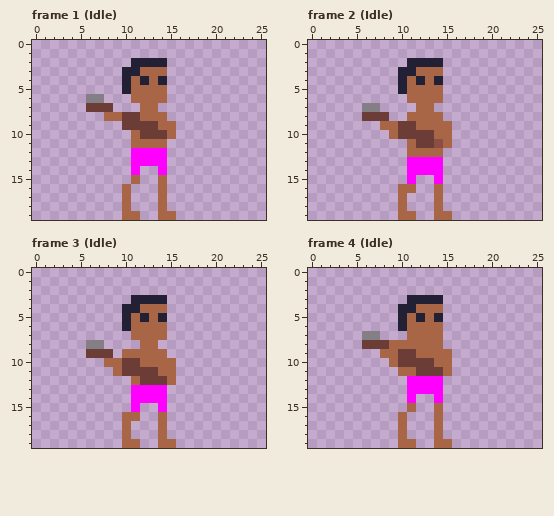
One commit to this pixel-art file: Pixel Art/Units/Archer.ase. The first picture shows the starting point.
26x20 pixels, 32 frames. Shown: frame 1 (Idle), frame 2 (Idle), frame 3 (Idle), frame 4 (Idle). The commit also changed other frames, which this record leaves out.
The same view after the edit:
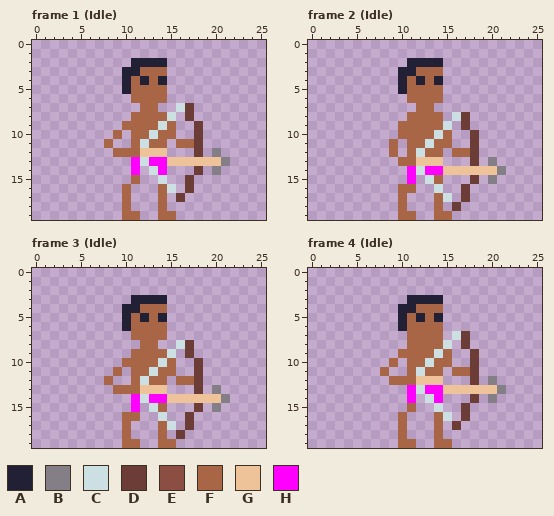
Palette (. is transparent): A #222034  B #847e87  C #ccdfe3  D #6b3d36  E #8a4e43  F #a86647  G #eec39a  H #ff00ff
Difference:
Changed rows in their new state; - is an unchanged pixel.
Frame 1 (Idle), layer "Human":
first column x 6:
 6 ..--------------
 7 ...-------CD----
 8 --...F---C-D----
 9 ----FFFFC---D---
10 ---F--FCF---D---
11 --F---C---FFD---
12 ---FFFGGG---D-B-
13 ------C--GGGGGGB
14 -------C----D-B-
15 --------C--D----
16 ---------C-D----
17 ----------D-----
Frame 2 (Idle), layer "Human":
first column x 6:
 7 ..--------------
 8 ...-------CD----
 9 --..FF---C-D----
10 ---.FFFFC---D---
11 ---F--FCF---D---
12 ---F--C---FFD---
13 ----FFGGG---D-B-
14 ------C--GGGGGGB
15 -------CF---D-B-
16 --------C--D----
17 ---------C-D----
18 ----------D-----
Frame 3 (Idle), layer "Human":
first column x 6:
 8 ..--------CD----
 9 ...-.----C-D----
10 --..FF--C---D---
11 ----.FFC----D---
12 --F---CFF.FFD---
13 ---FFFGGG---D-B-
14 ------C--GGGGGGB
15 -------CF---D-B-
16 --------C--D----
17 ---------C-D----
18 ----------D-----
Frame 4 (Idle), layer "Human":
first column x 6:
 7 ..--------CD----
 8 .....----C-D----
 9 --..FF--C---D---
10 ----.FFC----D---
11 --F-.-CFF.FFD---
12 ---FFFGGG---D-B-
13 ------C--GGGGGGB
14 -------C----D-B-
15 --------C--D----
16 ---------C-D----
17 ----------D-----
